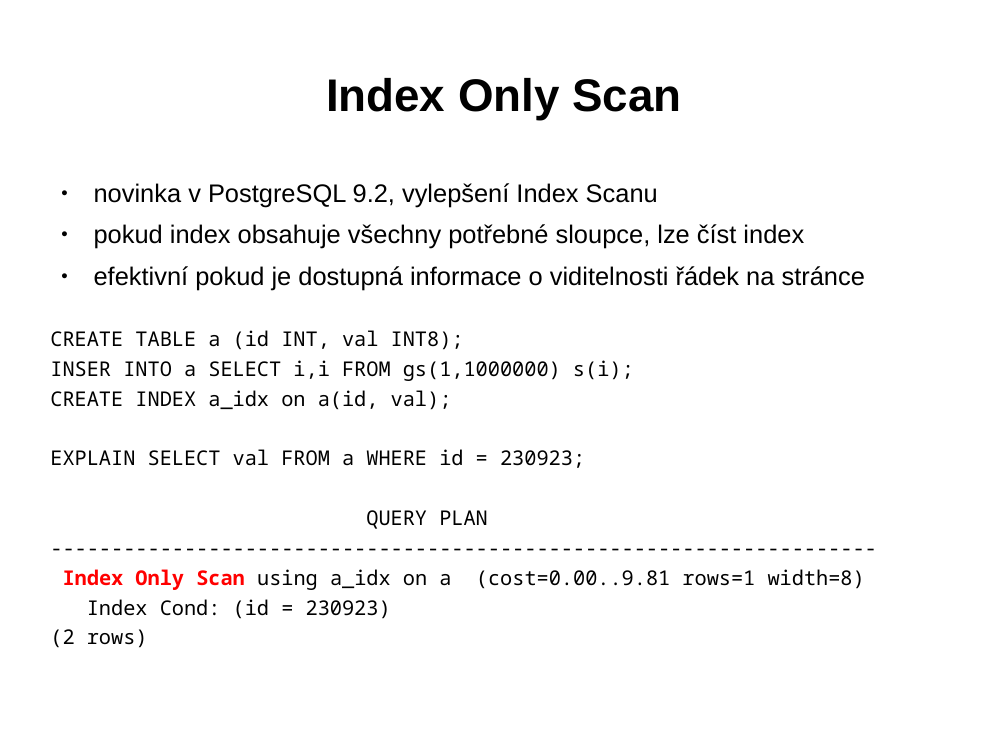
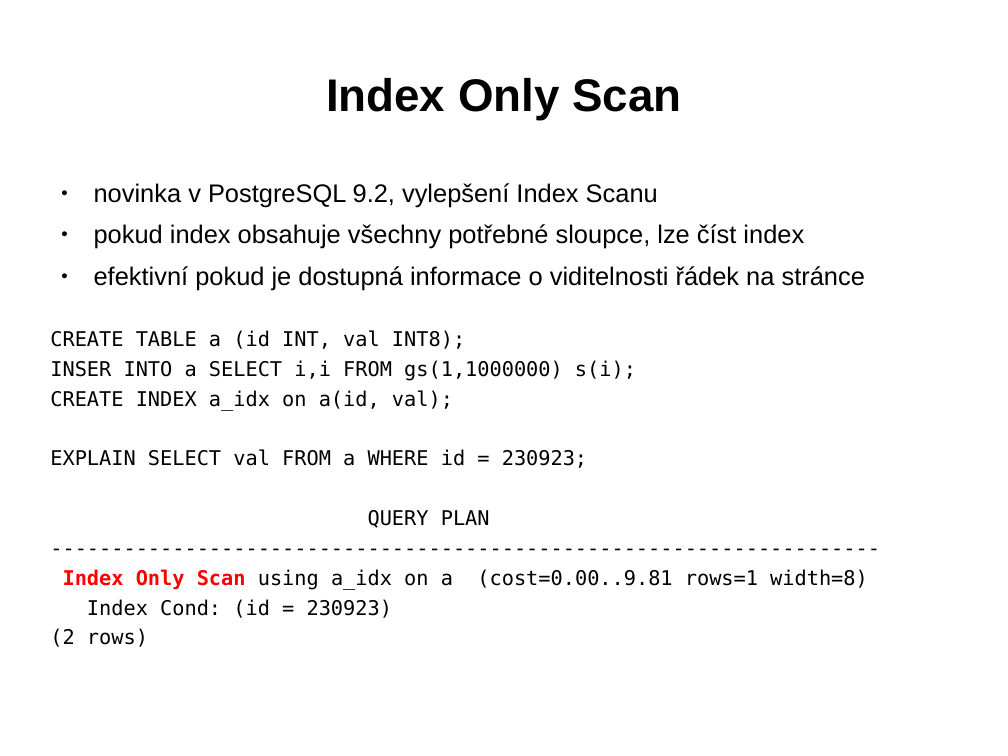
Before and after one commit to tvondra/explain_training, a slide deck: slide 40 of explain-training.odp. Drawn at 1008x756 pixels with LibreOffice and Linux fonts; fonts in the diff are those of the drawing. Boxes give left, top, right and bottom in pixels: in the first picture for what was removed or moved away, otherwise in the second. Text is boxed around its words. In the diff, an @@ line names an element or a change of style, - is before the commit and + after.

```diff
--- a/explain-training.odp
+++ b/explain-training.odp
@@ text at (50, 330, 868, 647): font Noto Sans Mono to DejaVu Sans Mono in "CREATE TABLE a (id INT, val INT8);", "INSER INTO a SELECT i,i FROM gs(1,1000000) ...", "CREATE INDEX a_idx on a(id, val);", "EXPLAIN SELECT val FROM a WHERE id ..." and 5 more places @@
```
Also in this commit, not shown: 53 other slides changed, 13 slides removed, 2 other files.
